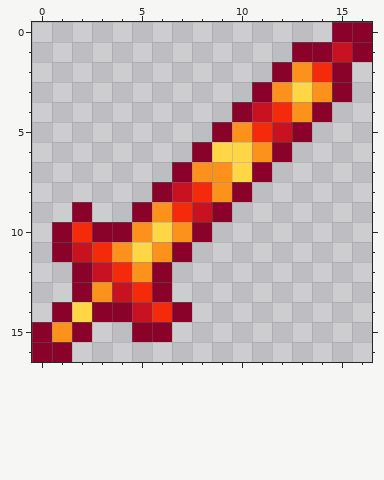
Two states of a pixel-art sprite, Items/Underworld/FieryPointsword.png. That is the earlier state.
The file is 34x34 pixels, drawn in blocks of 2x2; one block is one cell here.
The same view after the edit:
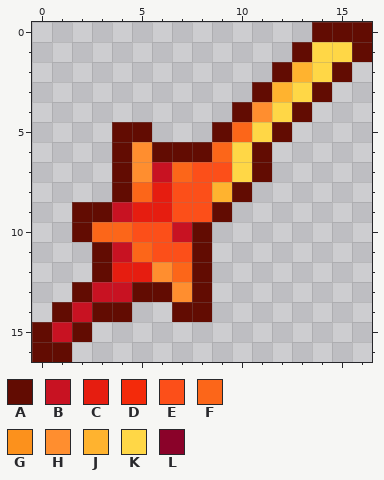
Palette (. is transparent): A #620c02  B #c81222  C #e61d10  D #f42a0a  E #fc4f19  F #fc6619  G #fc911c  H #ff8e2f  J #ffb32f  K #ffd746  L #8a0229
Diff:
Changed rows in their new state; - is an unchanged pixel.
first column x 0:
 0 --------------AAA
 1 -------------AKKA
 2 ------------AJKA-
 3 -----------AJ-A.-
 4 ----------AHKA.--
 5 ----AA---AFKA.---
 6 ----AHAAAF-A.----
 7 ----AHBFEE-A-----
 8 ----AFCEEJA------
 9 --AABCCEEA-------
10 -.AFFEEBA--------
11 -..ABFEEA--------
12 --.ACCHFA--------
13 --AB-AAHA--------
14 -ABAA..AA--------
15 ABA--..----------
16 AA---------------
Pixel boxes of the changes (left, top, right, bottom) in both pictures:
changed: (32, 22, 372, 362)
